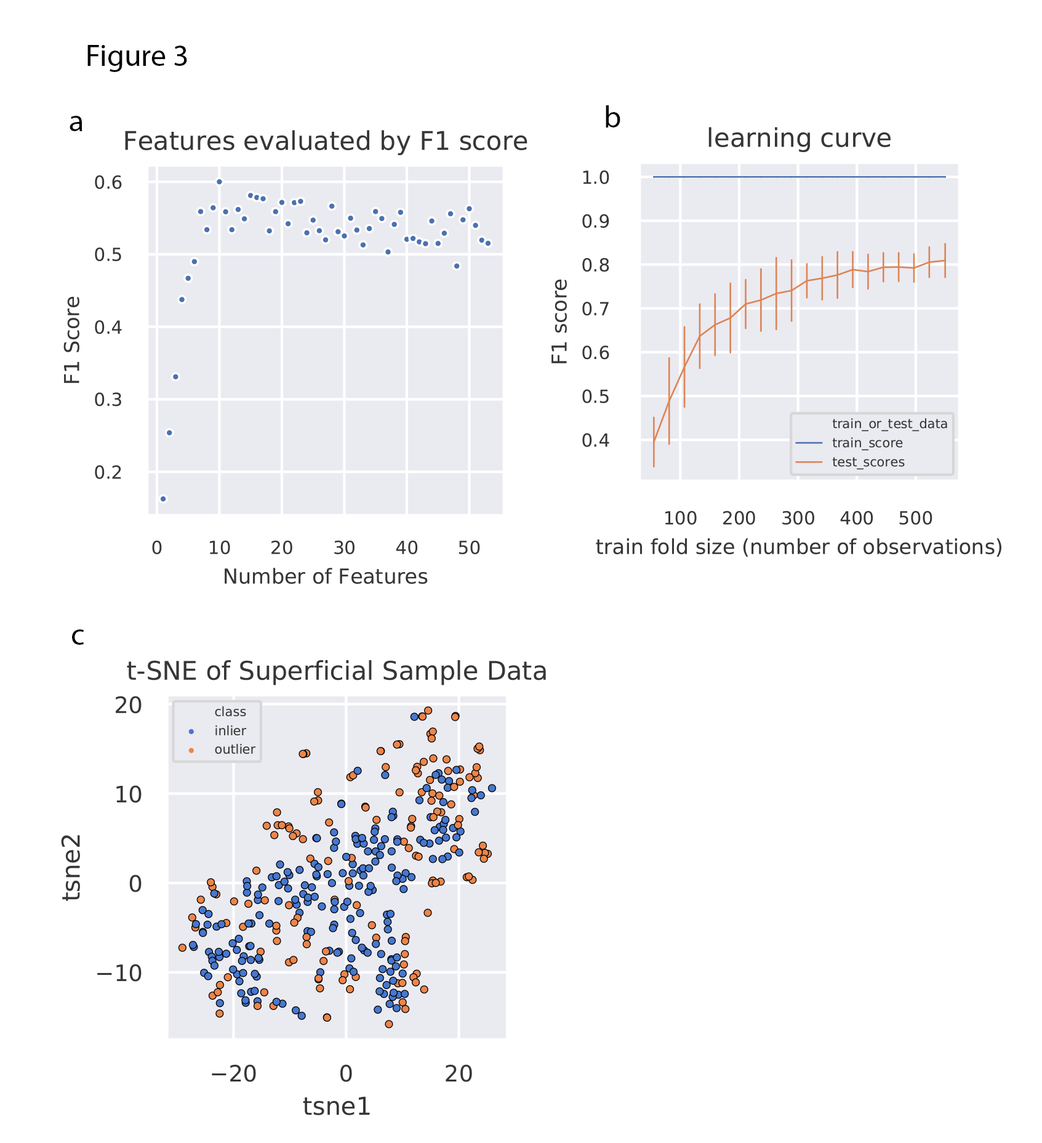
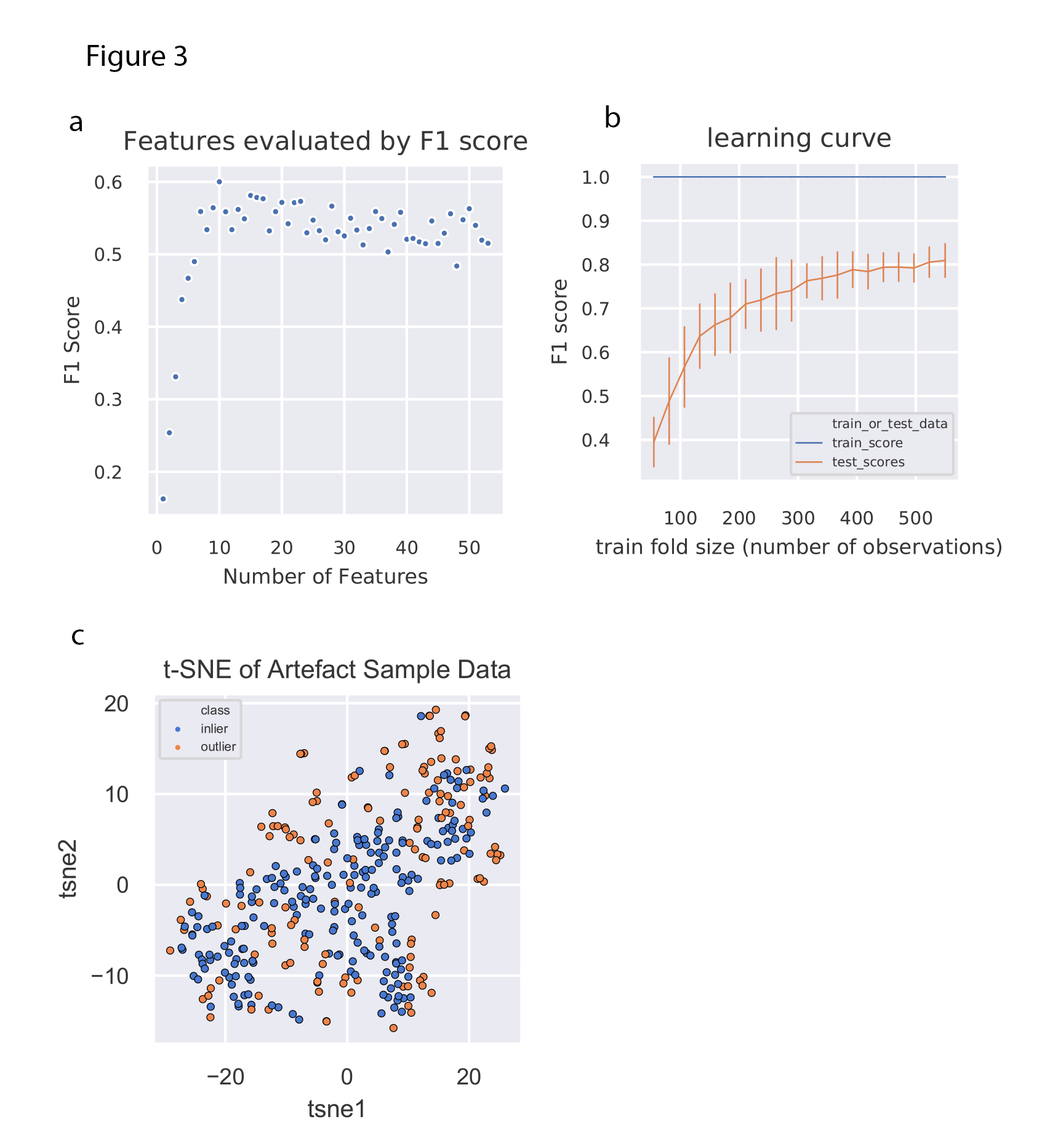
Before/after of a 1042x1143 layered artwork. What changed in the layer stack:
painted on "outlier_tsne" over [57, 658, 547, 1118]
